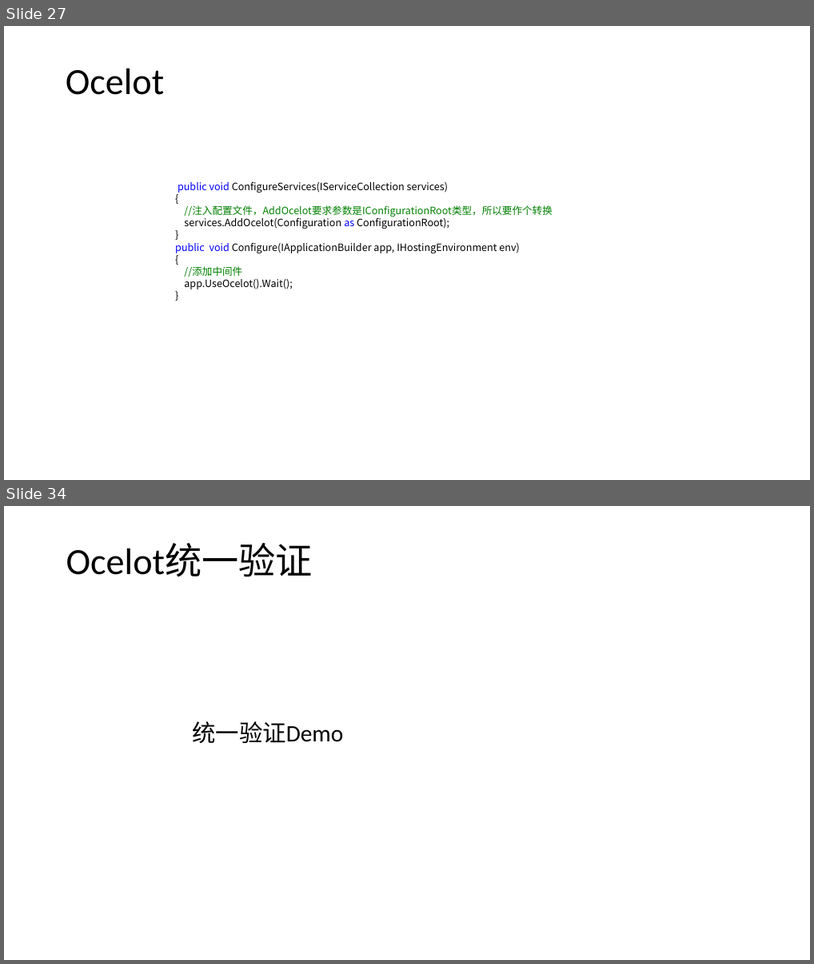
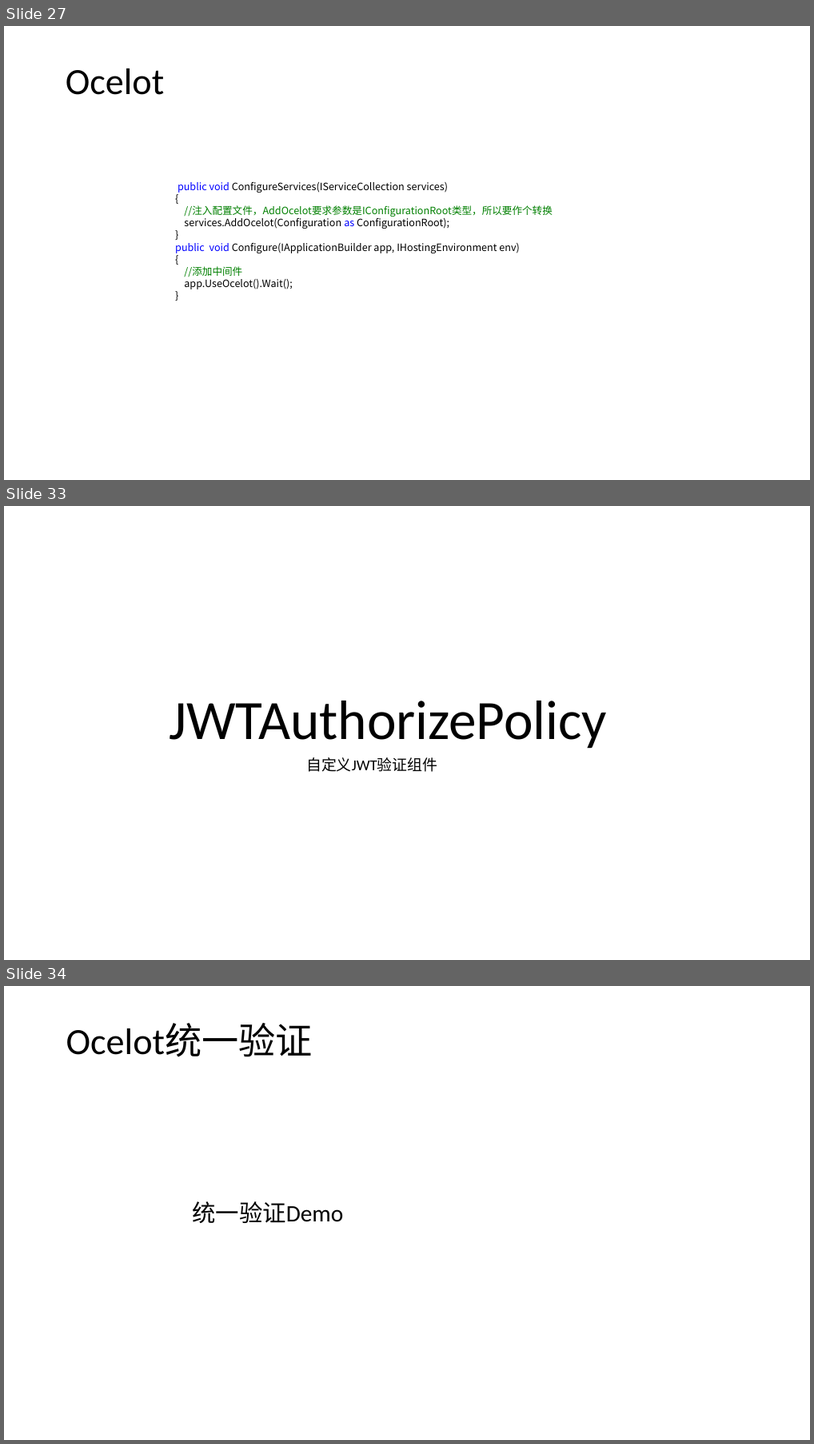
Before and after one commit to axzxs2001/HisMicroserviceSample, a slide deck: HisMicroserviceSample/Doc/基于.net core微服务.pptx. Shown one above the other, each under a label of ours: slides 27 and 34 before the commit, slides 27, 33 and 34 after it; the slides between them are not shown. The pictures are 814x964 and 814x1444 pixels, drawn with LibreOffice and Linux fonts; fonts in the diff are those of the drawing; background and template pictures are left out. Boxes give left, top, right and bottom in pixels: in the first picture for what was removed or moved away, otherwise in the second. Text is boxed around its words. In the diff, an @@ line names an element or a change of style, - is before the commit and + after.

```diff
--- a/HisMicroserviceSample/Doc/基于.net core微服务.pptx
+++ b/HisMicroserviceSample/Doc/基于.net core微服务.pptx
@@ slide 33 added at bbox=[4, 506, 810, 960], background #FFFFFF @@
@@ text added at bbox=[169, 700, 607, 748], 66 pt, text #000000 @@
+JWTAuthorizePolicy
@@ text added at bbox=[306, 757, 438, 772], 18 pt, text #000000 @@
+自定义JWT验证组件
```
Also in this commit, not shown: 5 slides changed, 1 slide removed, 7 other files.
